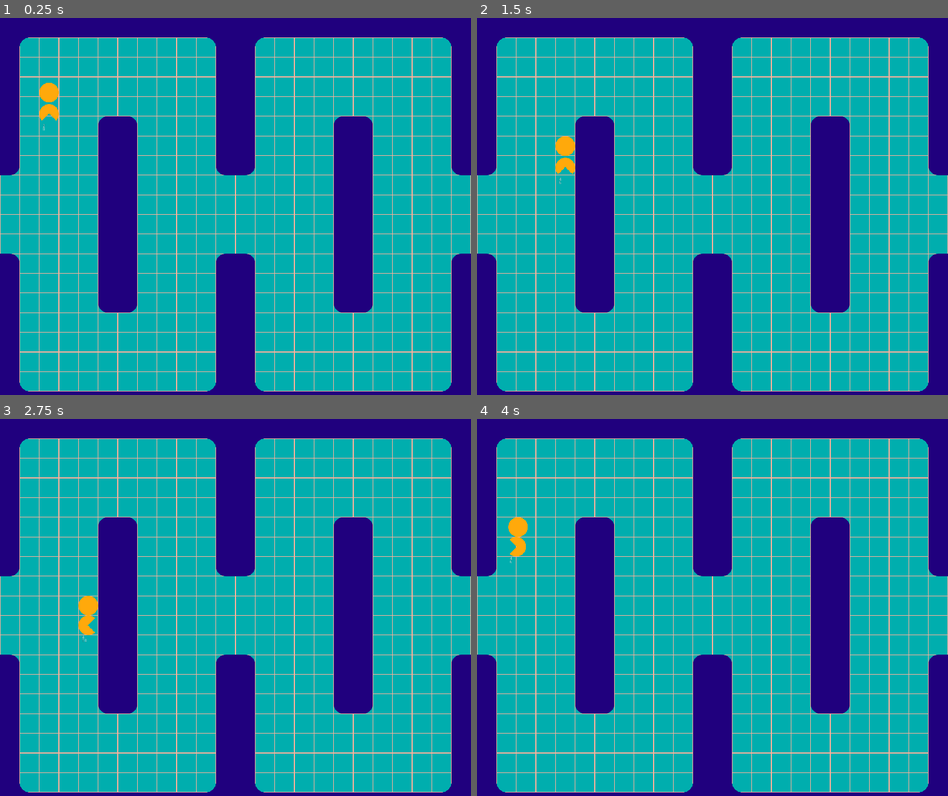
Above: before the commit, frames 1-4 (two rows, left to right).
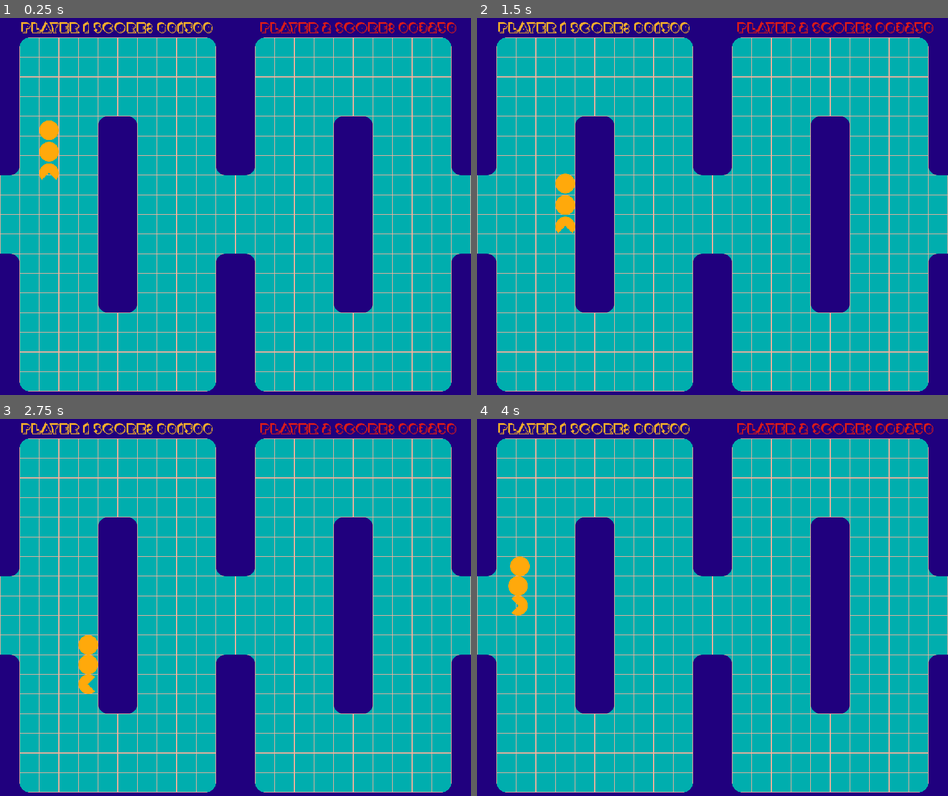
Above: after the commit, the same moments.

Repository: PedroSTVeras/Snake-Man
Game: Godot game, scene res://Scenes/Game.tscn
Same seed, same stepped clock (60 frames per second), same inputs: the game is played once before the commit and once after it.
Inputs:
- Up to frame 1 (0.25 s): no input
- Up to frame 2 (1.5 s): hold Right (ui_right) 0.53-1.28 s; tap Enter at 1.25 s; hold Down (ui_down) from 1.28 s (still down)
- Up to frame 3 (2.75 s): release Down (ui_down) at 2.03 s; hold Right (ui_right) from 2.03 s (still down)
- Up to frame 4 (4 s): tap Space at 2.75 s; release Right (ui_right) at 2.78 s; hold Up (ui_up) 2.78-3.53 s; hold Left (ui_left) from 3.53 s (still down)

The runs differ from the first frame. In frame 1, 1.9% of the frame differs, in the area x 4-97%, y 0-43%; in frame 2, 1.9%, in the area x 4-97%, y 0-58%; in frame 3, 1.9%; in frame 4, 1.9%.

Commit message:
Fruits

Diff:
--- a/Scenes/Game.tscn
+++ b/Scenes/Game.tscn
@@ -1,10 +1,19 @@
-[gd_scene load_steps=4 format=2]
+[gd_scene load_steps=6 format=2]
 
 [ext_resource path="res://Tileset.tres" type="TileSet" id=1]
 [ext_resource path="res://Scenes/PlayerBody.tscn" type="PackedScene" id=2]
 [ext_resource path="res://Scenes/Player.tscn" type="PackedScene" id=3]
+[ext_resource path="res://Fonts/crackman.ttf" type="DynamicFontData" id=4]
 
-[node name="Game" type="Node2D"]
+[sub_resource type="DynamicFont" id=1]
+
+size = 49
+use_mipmaps = false
+use_filter = false
+font_data = ExtResource( 4 )
+_sections_unfolded = [ "Font", "Settings" ]
+
+[node name="Game" type="Node2D" index="0"]
 
 scale = Vector2( 0.75, 0.75 )
 _sections_unfolded = [ "Transform", "Visibility" ]
@@ -32,8 +41,59 @@
 
 [node name="PlayerBody" parent="." index="1" instance=ExtResource( 2 )]
 
-position = Vector2( 150.295, 149.307 )
+position = Vector2( 150.295, 329.307 )
 
-[node name="Player" parent="." index="2" instance=ExtResource( 3 )]
+[node name="PlayerBody2" parent="." index="2" instance=ExtResource( 2 )]
 
-position = Vector2( 150, 210 )
+position = Vector2( 150.295, 269.307 )
+collision_mask = 14
+
+[node name="Player" parent="." index="3" instance=ExtResource( 3 )]
+
+position = Vector2( 150, 390.693 )
+
+[node name="Label" type="Label" parent="." index="4"]
+
+modulate = Color( 0.9375, 0.675659, 0.175781, 1 )
+anchor_left = 0.0
+anchor_top = 0.0
+anchor_right = 0.0
+anchor_bottom = 0.0
+margin_left = 64.0
+margin_right = 667.0
+margin_bottom = 64.0
+rect_pivot_offset = Vector2( 0, 0 )
+rect_clip_content = false
+mouse_filter = 2
+mouse_default_cursor_shape = 0
+size_flags_horizontal = 1
+size_flags_vertical = 4
+custom_fonts/font = SubResource( 1 )
+text = "Player 1 Score: 001500"
+percent_visible = 1.0
+lines_skipped = 0
+max_lines_visible = -1
+_sections_unfolded = [ "Anchor", "Margin", "Mouse", "Size Flags", "Visibility", "custom_fonts", "custom_styles" ]
+
+[node name="Label2" type="Label" parent="." index="5"]
+
+modulate = Color( 0.84375, 0.102173, 0.102173, 1 )
+anchor_left = 0.0
+anchor_top = 0.0
+anchor_right = 0.0
+anchor_bottom = 0.0
+margin_left = 795.0
+margin_right = 1398.0
+margin_bottom = 64.0
+rect_pivot_offset = Vector2( 0, 0 )
+rect_clip_content = false
+mouse_filter = 2
+mouse_default_cursor_shape = 0
+size_flags_horizontal = 1
+size_flags_vertical = 4
+custom_fonts/font = SubResource( 1 )
+text = "Player 2 Score: 003250"
+percent_visible = 1.0
+lines_skipped = 0
+max_lines_visible = -1
+_sections_unfolded = [ "Anchor", "Margin", "Mouse", "Size Flags", "Visibility", "custom_fonts", "custom_styles" ]
--- a/Scenes/Player.tscn
+++ b/Scenes/Player.tscn
@@ -24,9 +24,12 @@
 
 [node name="CollisionShape2D" type="CollisionShape2D" parent="." index="1"]
 
+visible = false
 shape = SubResource( 1 )
 
 [node name="Labels" type="Node2D" parent="." index="2"]
+
+visible = false
 
 [node name="Label" type="Label" parent="Labels" index="0"]
 
--- a/Scenes/PlayerBody.tscn
+++ b/Scenes/PlayerBody.tscn
@@ -8,7 +8,7 @@
 custom_solver_bias = 0.0
 radius = 30.0
 
-[node name="PlayerBody" type="KinematicBody2D"]
+[node name="PlayerBody" type="KinematicBody2D" index="0"]
 
 input_pickable = false
 collision_layer = 8
@@ -24,4 +24,5 @@
 
 [node name="CollisionShape2D" type="CollisionShape2D" parent="." index="1"]
 
+visible = false
 shape = SubResource( 1 )
--- a/Scripts/PlayerBody.gd
+++ b/Scripts/PlayerBody.gd
@@ -11,7 +11,7 @@
 var tile = Vector2()
 
 func _ready():
-	player = get_node("../Player")
+	player = get_node("../Player")#get_parent()
 	speed = player.speed
 	pass
 
--- a/project.godot
+++ b/project.godot
@@ -18,6 +18,7 @@
 
 window/size/width=1080
 window/size/height=900
+window/size/borderless=true
 window/stretch/mode="2d"
 window/stretch/aspect="expand"
 
Binary file added: Fonts/crackman back.ttf
Binary file added: Fonts/crackman front.ttf
Binary file added: Fonts/crackman.ttf
Binary file added: Sprites/Apple.png
Not shown, added: Sprites/Apple.png.import
Binary file added: Sprites/Brocolli.png
Not shown, added: Sprites/Brocolli.png.import
Binary file added: Sprites/Carrot.png
Not shown, added: Sprites/Carrot.png.import
Binary file added: Sprites/Cucumber.png
Not shown, added: Sprites/Cucumber.png.import
Binary file added: Sprites/Grape.png
(and 9 more such lines)
